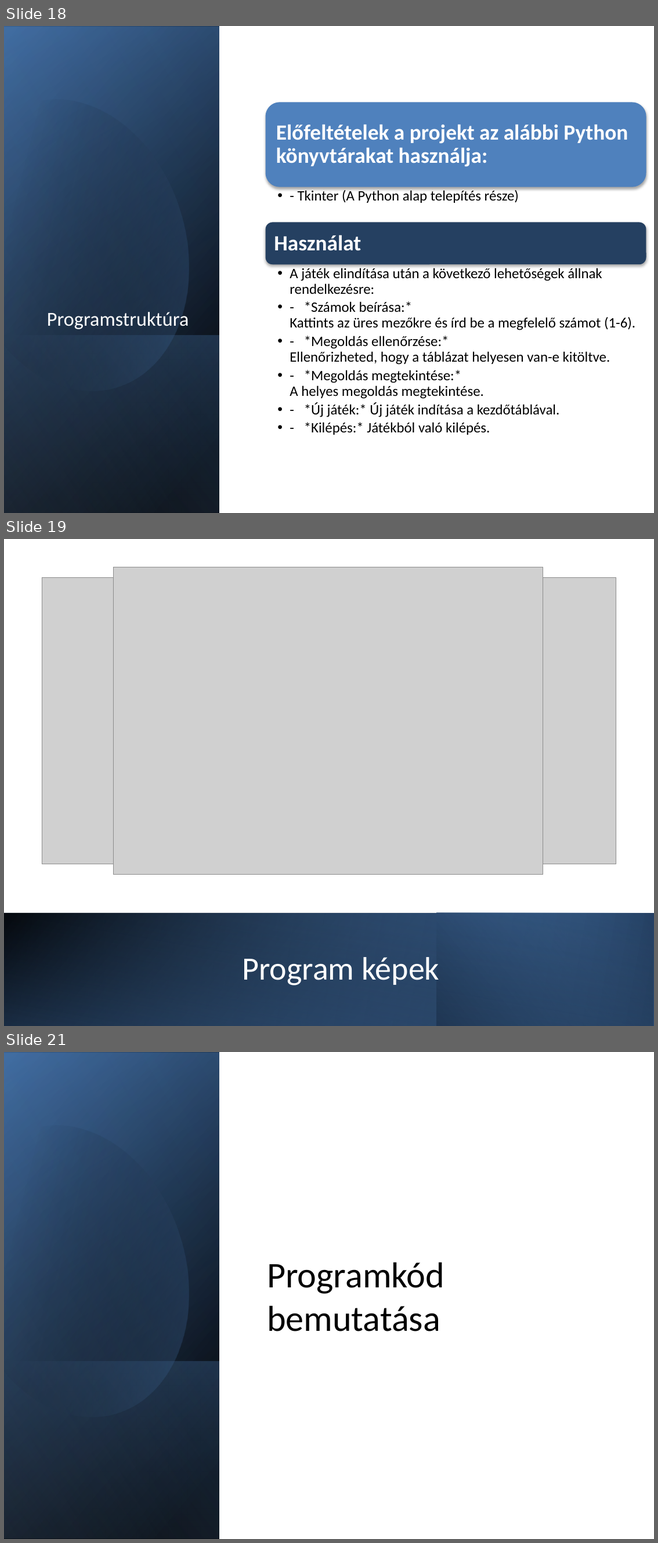
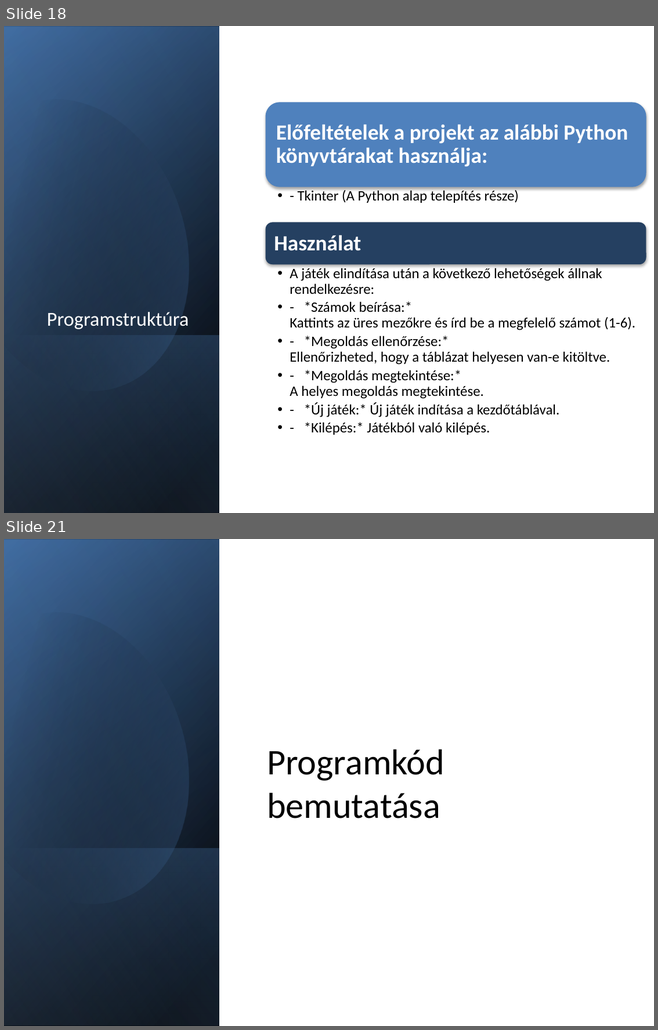
Before and after one commit to Verfurdo/Varazsnegyzet, a slide deck: documents/Projekt_Bemutato-1-4.pptx. Shown one above the other, each under a label of ours: slides 18, 19 and 21 before the commit, slides 18 and 21 after it; the slides between them are not shown. The pictures are 658x1543 and 658x1030 pixels, drawn with LibreOffice and Linux fonts; fonts in the diff are those of the drawing; grey boxes stand for pictures. Boxes give left, top, right and bottom in pixels: in the first picture for what was removed or moved away, otherwise in the second. Text is boxed around its words. In the diff, an @@ line names an element or a change of style, - is before the commit and + after.

```diff
--- a/documents/Projekt_Bemutato-1-4.pptx
+++ b/documents/Projekt_Bemutato-1-4.pptx
@@ slide 19 removed at [4,539,654,1026], background #FFFFFF @@
@@ picture removed at [114,567,543,874] @@
@@ picture removed at [42,577,615,864] @@
@@ rectangle removed at [4,913,654,1026] @@
@@ rectangle removed at [4,913,653,1026] @@
@@ rectangle removed at [4,913,653,1026] @@
@@ rectangle removed at [437,913,654,1026] @@
@@ title removed at [242,957,439,986] @@
-Program képek
```
Also in this commit, not shown: 2 slides changed, 1 slide added.
